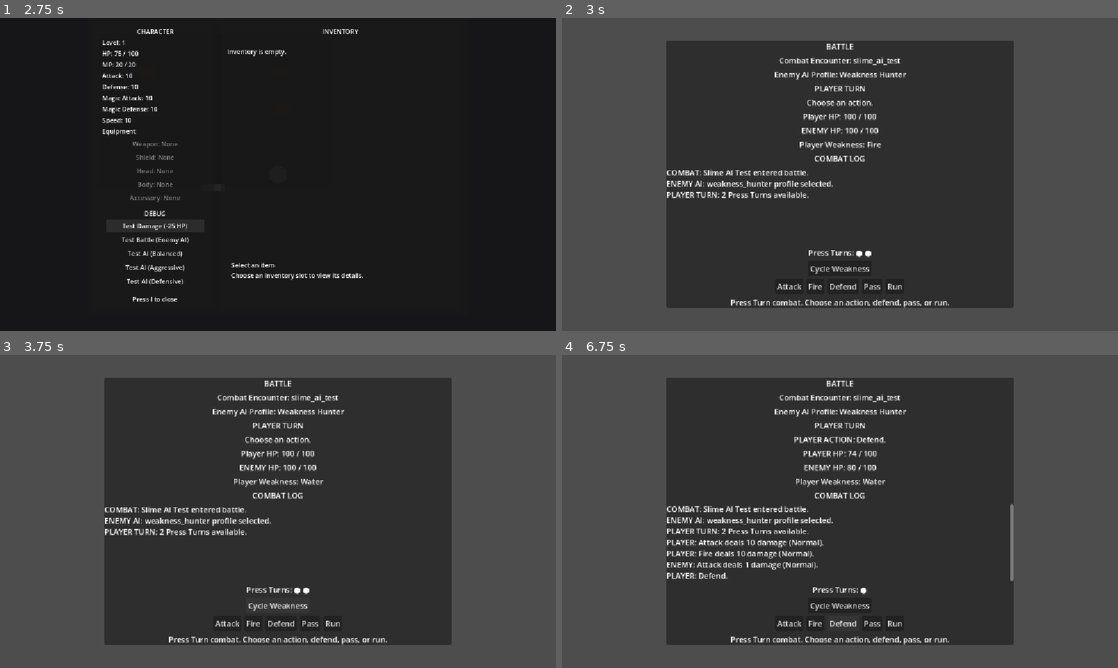
Above: before the commit, frames 1-4 (two rows, left to right).
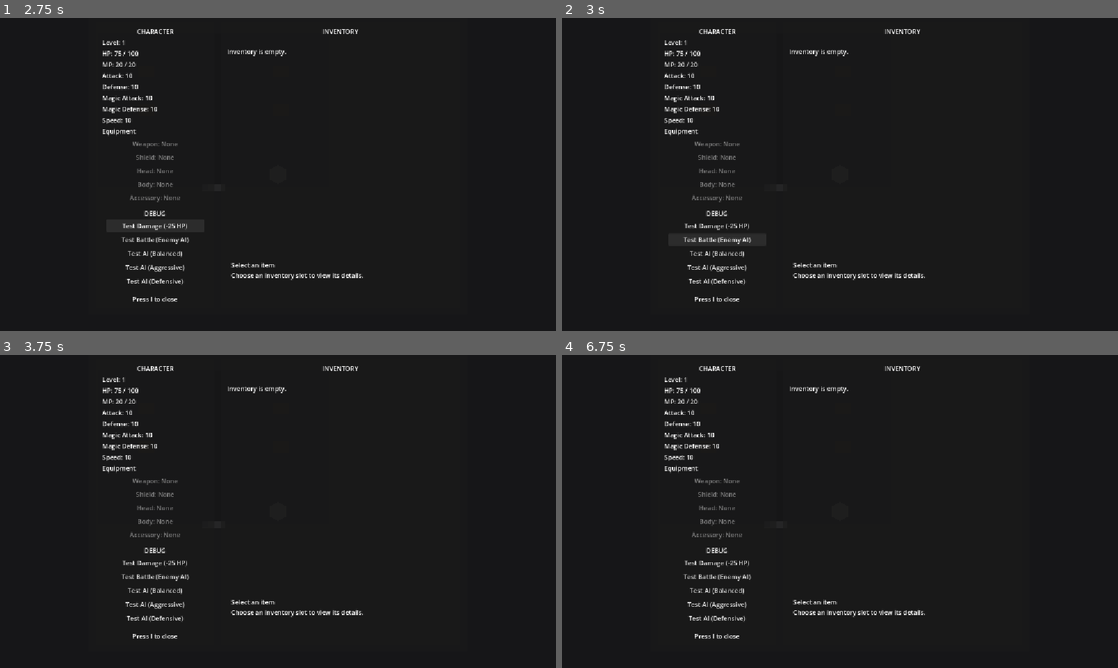
Above: after the commit, the same moments.

Repository: salexume94-pixel/Scripts
Game: Godot game, scene res://scenes/World.tscn
Two runs of this game, one before a commit and one after it. Both use one fixed random seed, a clock stepped at 60 frames per second and the inputs below.
Inputs (mouse positions are in pixels of both pictures, inside the frame that each line leads up to):
- Up to frame 1 (2.75 s): tap Enter at 0.5 s; hold Right (ui_right) 0.53-1.28 s; tap E at 0.6 s; hold Down (ui_down) 1.28-2 s; tap I at 1.35 s; click "Test Damage (-25 HP)" at 2 s
- Up to frame 2 (3 s): click "Test Battle (Enemy AI)" at 2.75 s
- Up to frame 3 (3.75 s): click (278, 605) at 3.5 s, where only the run before the commit has a clickable "Cycle Weakness"
- Up to frame 4 (6.75 s): click (789, 624) at 4.25 s, where only the run before the commit has a clickable "Attack"; click (817, 624) at 5 s, where only the run before the commit has a clickable "Fire"; click (717, 589) at 5.75 s, where only the run after the commit has a clickable "Test AI (Balanced)"; click (845, 624) at 6.5 s, where only the run before the commit has a clickable "Defend"

Frame 1 is identical in both runs. In frame 2, 52% of the frame differs, in the area x 0-100%, y 0-100%; in frame 3, 53%; in frame 4, 54%.
Error after the commit: Parse Error: Expected an indented block after "match" statement. (res://systems/combat_manager.gd:492)

Commit message:
Add profile-aware enemy Defend selection

Diff:
--- a/systems/combat_manager.gd
+++ b/systems/combat_manager.gd
@@ -483,7 +483,13 @@
 		var weight: float = action.selection_weight
 		var player_affinity := _get_player_affinity(action.damage_type)
 
-		match behavior.strategy:
+		# Defend is a valid action for every profile. It bypasses attack-power
+		# weighting because it intentionally has zero damage power, then uses the
+		# profile-specific multiplier to make Defensive enemies choose it more often.
+		if action.is_defend:
+			weight *= behavior.defend_weight_multiplier
+		else:
+			match behavior.strategy:
 			ENEMY_BEHAVIOR_PROFILE.Strategy.AGGRESSIVE:
 				# Aggressive enemies use the same weakness-targeting pool as
 				# Weakness Hunters, then favor stronger actions inside that pool.
@@ -513,7 +519,10 @@
 				elif is_weakness_action:
 					weight *= action.weakness_weight_multiplier * behavior.weakness_priority
 
-		if player_affinity != AFFINITIES.Type.NORMAL and player_affinity != AFFINITIES.Type.WEAK:
+		if action.is_defend:
+			# Defend is not an elemental attack, so affinity modifiers do not apply.
+			player_affinity = AFFINITIES.Type.NORMAL
+		elif player_affinity != AFFINITIES.Type.NORMAL and player_affinity != AFFINITIES.Type.WEAK:
 			weight *= behavior.unfavorable_affinity_multiplier
 
 		# Discourage repeating the exact same action while preserving the profile's
